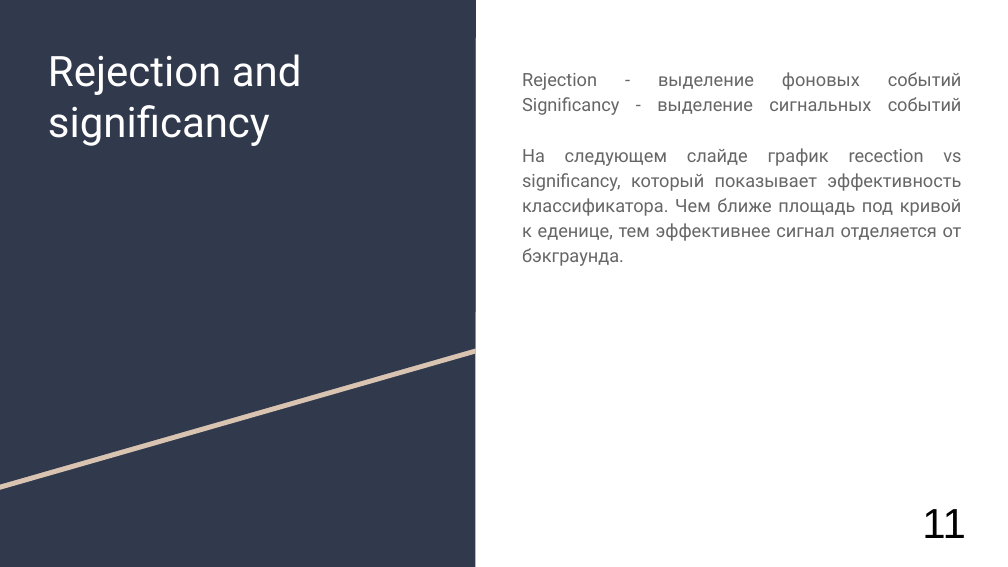
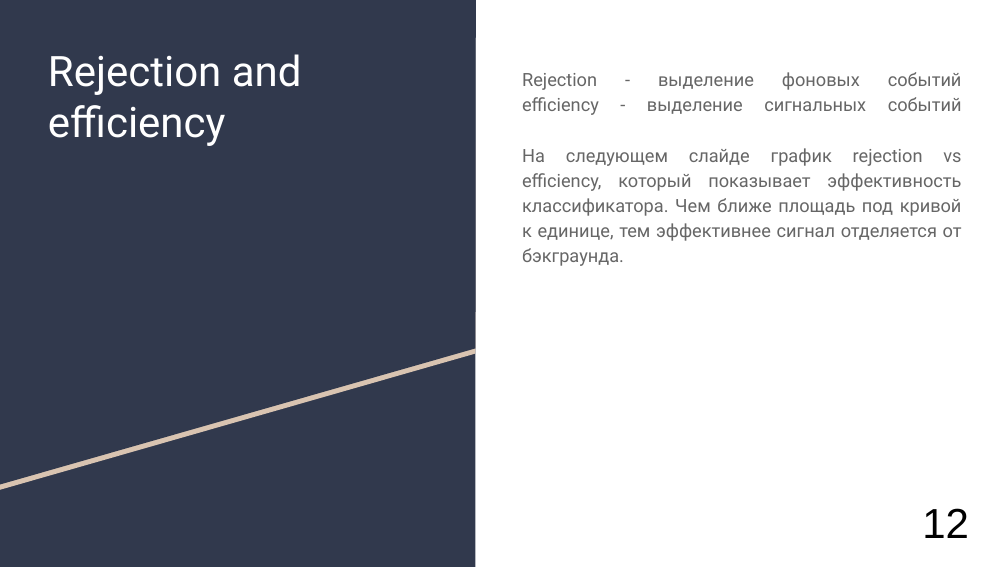
Before and after one commit to AlexanderUzunyan/TestProject, a slide deck: slide 13 of neuro/doc/TMVA.odp (slide 12 before the commit). Drawn at 1008x567 pixels with LibreOffice and Linux fonts; fonts in the diff are those of the drawing. Boxes give left, top, right and bottom in pixels: in the first picture for what was removed or moved away, otherwise in the second. Text is boxed around its words. In the diff, an @@ line names an element or a change of style, - is before the commit and + after.

```diff
--- a/neuro/doc/TMVA.odp
+++ b/neuro/doc/TMVA.odp
@@ title at (48,54,302,146): text changed @@
-Rejection and significancy
+Rejection and efficiency
@@ text at (522,72,962,266): text changed @@
-Rejection - выделение фоновых событий
-Significancy - выделение сигнальных событий
-На следующем слайде график recection vs significancy, который показывает эффективность классификатора. Чем ближе площадь под кривой к еденице, тем эффективнее сигнал отделяется от бэкграунда.
+Rejection - выделение фоновых событий
+efficiency - выделение сигнальных событий
+На следующем слайде график rejection vs efficiency, который показывает эффективность классификатора. Чем ближе площадь под кривой к единице, тем эффективнее сигнал отделяется от бэкграунда.
@@ title at (922,508,969,538): text changed @@
-11
+12
```
Also in this commit, not shown: 7 other slides changed, 3 slides added, 1 slide removed.
